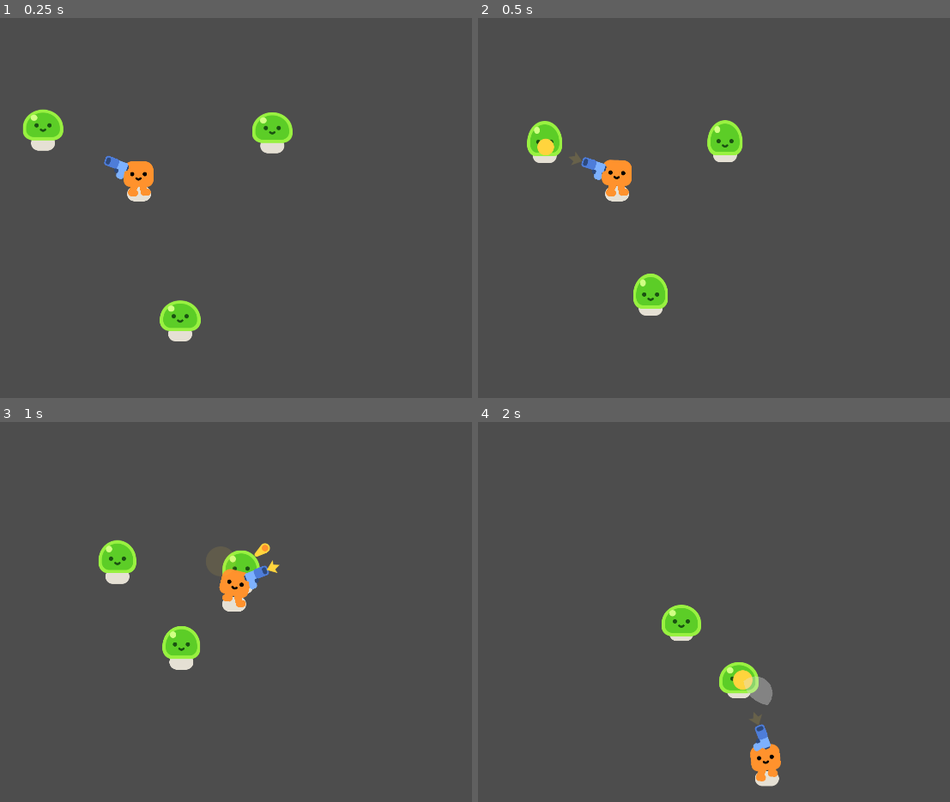
Above: before the commit, frames 1-4 (two rows, left to right).
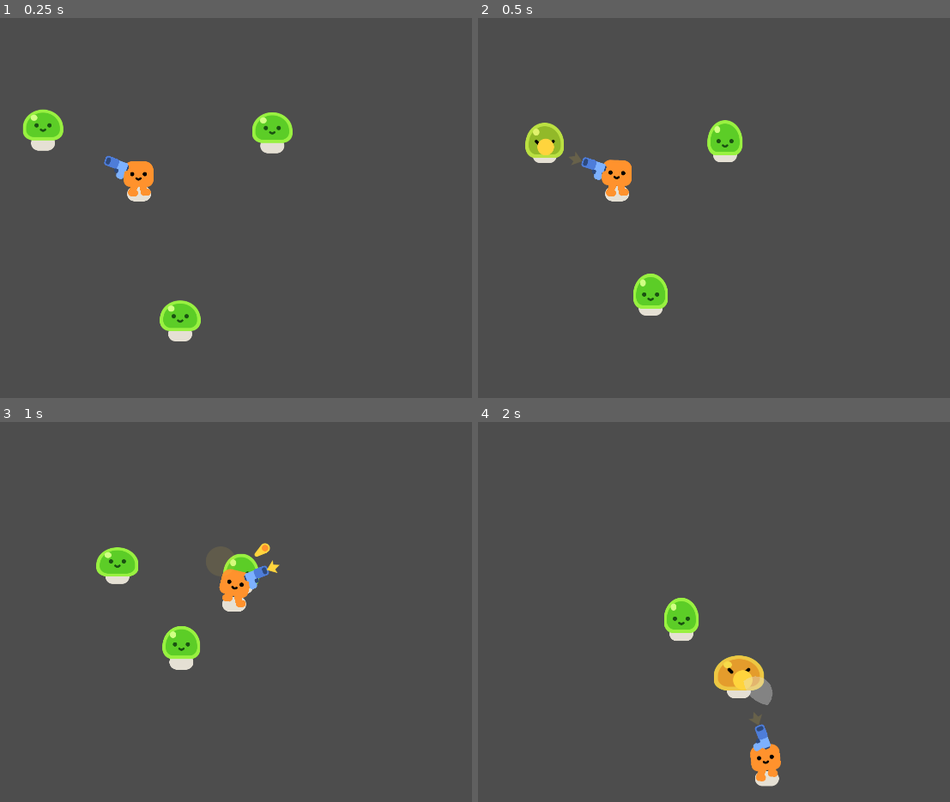
Above: after the commit, the same moments.

Repository: Technostalgic/csci4140-hw2
Game: Godot game, scene res://Game.tscn
The game is run twice, just before and just after one commit, with the same random seed, the same clock (stepped at 60 frames per second) and the same inputs.
Inputs:
- Up to frame 1 (0.25 s): no input
- Up to frame 2 (0.5 s): no input
- Up to frame 3 (1 s): hold D (move_right) from 0.53 s (still down)
- Up to frame 4 (2 s): release D (move_right) at 1.28 s; hold S (move_down) from 1.28 s (still down)

Frame 1 is identical in both runs. In frame 2, 0.5% of the frame differs, in the area x 10-19%, y 27-37%; in frame 3, 0.7%; in frame 4, 1.2%, in the area x 38-61%, y 46-72%.

Commit message:
implement hurt animation for slime

Diff:
--- a/characters/mob.gd
+++ b/characters/mob.gd
@@ -18,6 +18,7 @@
 
 func take_damage(damage: float) -> void:
 	health -= damage
+	slime_node.play_hurt()
 	if health <= 0:
 		var effect: Node2D = death_fx.instantiate()
 		get_tree().root.add_child(effect)
